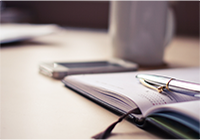
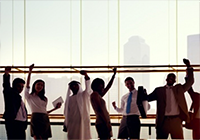
Layers edited between the first and the second 200×140 image:
added layer "图层 2" above "图层 1" over [left=0, top=0, right=200, bottom=140]
